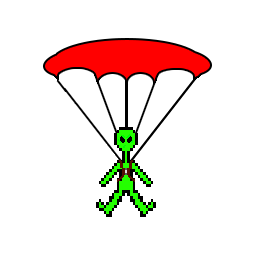
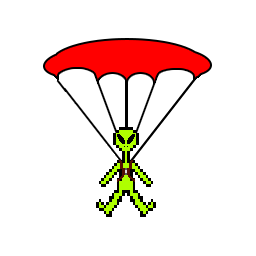
Revision of a layered 256x256 image; what changed, layer by layer:
renamed "Laag 1" to "Laag 10", painted on it over (94, 74, 196, 214)
